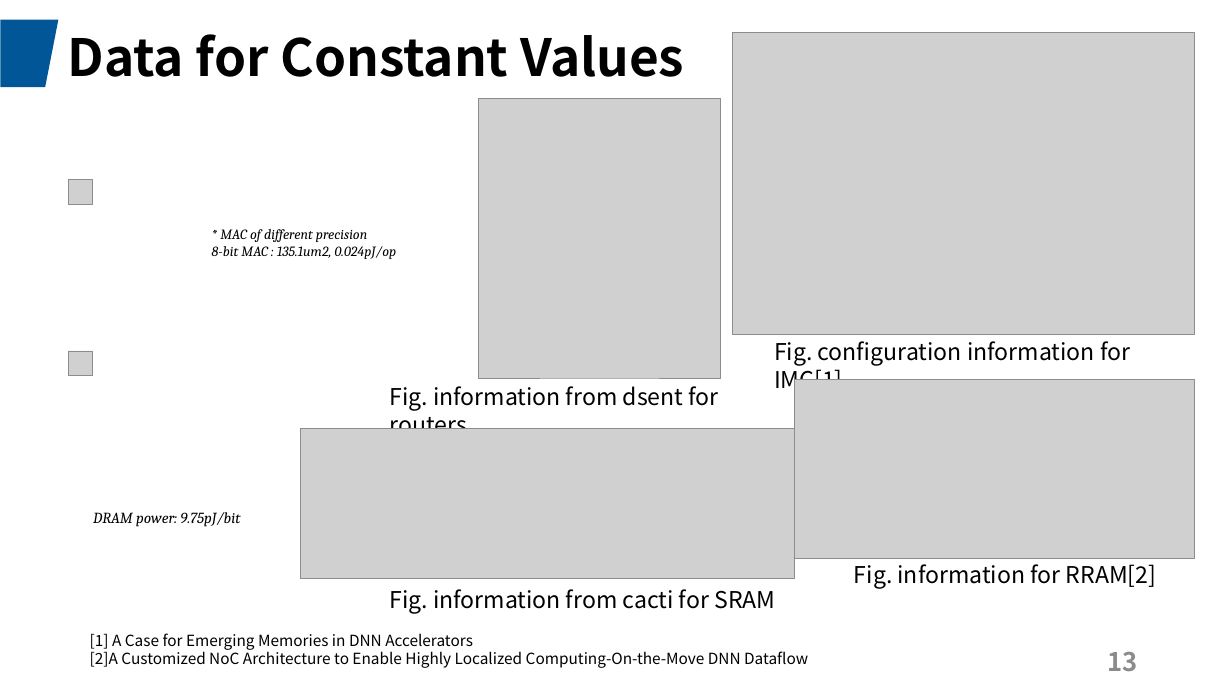
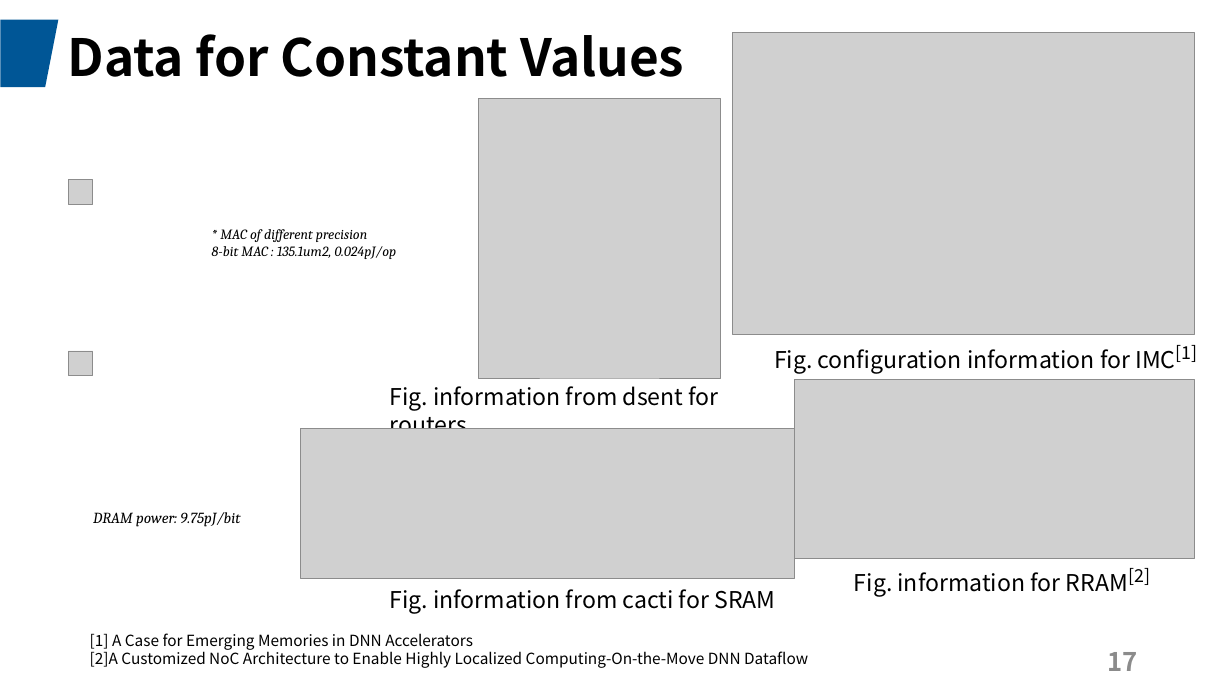
Before and after one commit to JadeQiong/DSE, a slide deck: slide 17 of 组会3.24GNN.pptx (slide 13 before the commit). Drawn at 1232x693 pixels with LibreOffice and Linux fonts; fonts in the diff are those of the drawing; grey boxes stand for pictures. Boxes give left, top, right and bottom in pixels: in the first picture for what was removed or moved away, otherwise in the second. Text is boxed around its words. In the diff, an @@ line names an element or a change of style, - is before the commit and + after.

```diff
--- a/组会3.24GNN.pptx
+++ b/组会3.24GNN.pptx
@@ text "Fig. configuration information for IMC[1]" at <box>774,345,1198,374</box>: size 18 to 24 pt, now superscript in "IMC[1]" @@
@@ text "Fig. information for RRAM[2]" at <box>854,568,1150,597</box>: size 18 to 24 pt, now superscript in "RRAM[2]" @@
@@ page number at <box>1108,652,1138,671</box>: text changed @@
-13
+17
```
Also in this commit, not shown: 2 other slides changed, 2 slides added, 1 other file.
